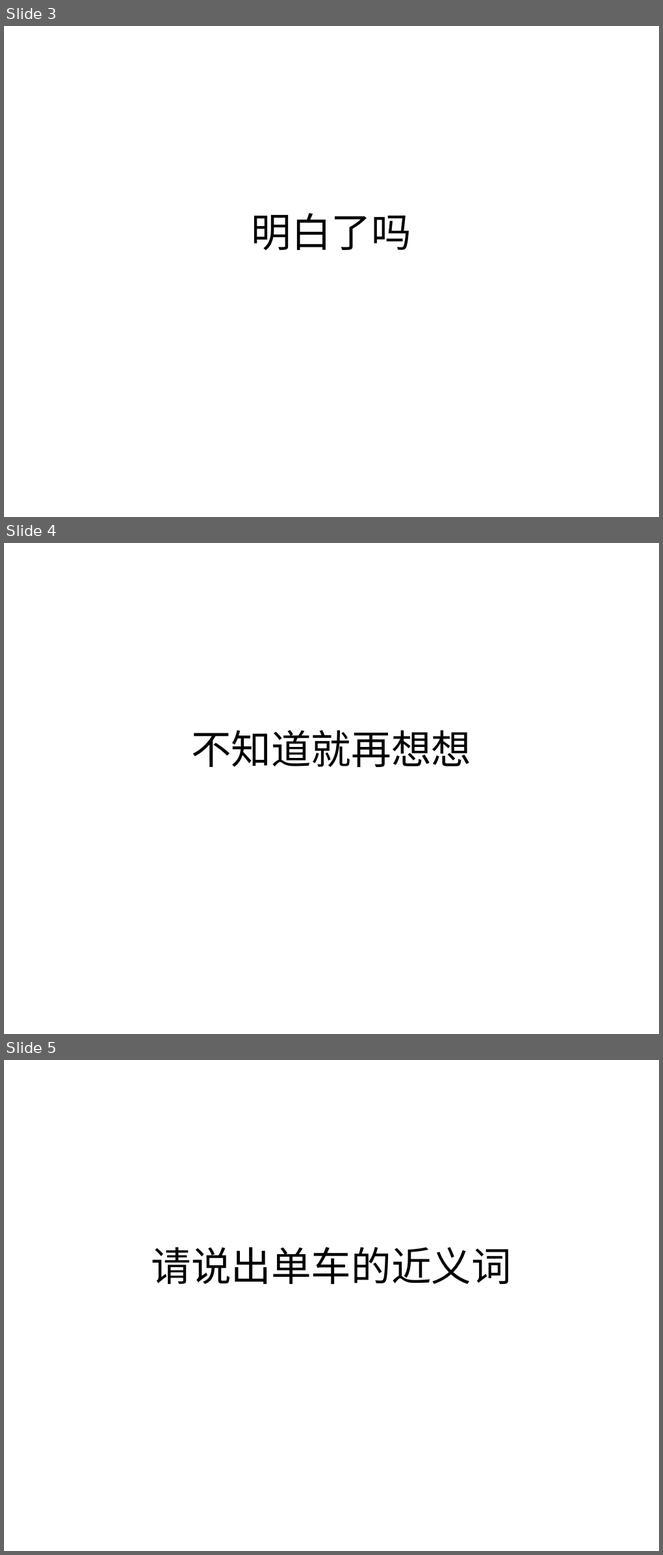
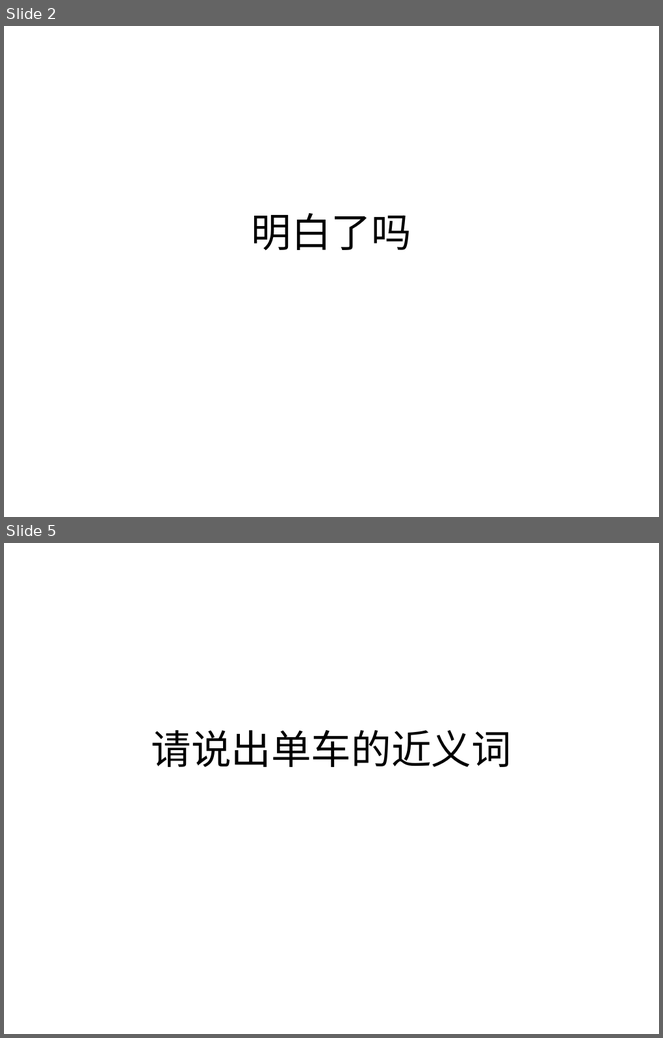
Before and after one commit to CristinaEx/AutoTeacherProject, a slide deck: test_data/test.ppt. Shown one above the other, each under a label of ours: slides 3, 4 and 5 before the commit, slides 2 and 5 after it; the slides between them are not shown. The pictures are 663x1555 and 663x1038 pixels, drawn with LibreOffice and Linux fonts; fonts in the diff are those of the drawing. Boxes give left, top, right and bottom in pixels: in the first picture for what was removed or moved away, otherwise in the second. Text is boxed around its words. In the diff, an @@ line names an element or a change of style, - is before the commit and + after.

```diff
--- a/test_data/test.ppt
+++ b/test_data/test.ppt
@@ slide 4 removed at (x1=4, y1=543, x2=659, y2=1034), background #FFFFFF @@
@@ title removed at (x1=191, y1=730, x2=471, y2=767) @@
-不知道就再想想
@@ what was slide 3 is now slide 2 @@
```
Also in this commit, not shown: 2 slides changed, 1 slide added, 15 other files.
